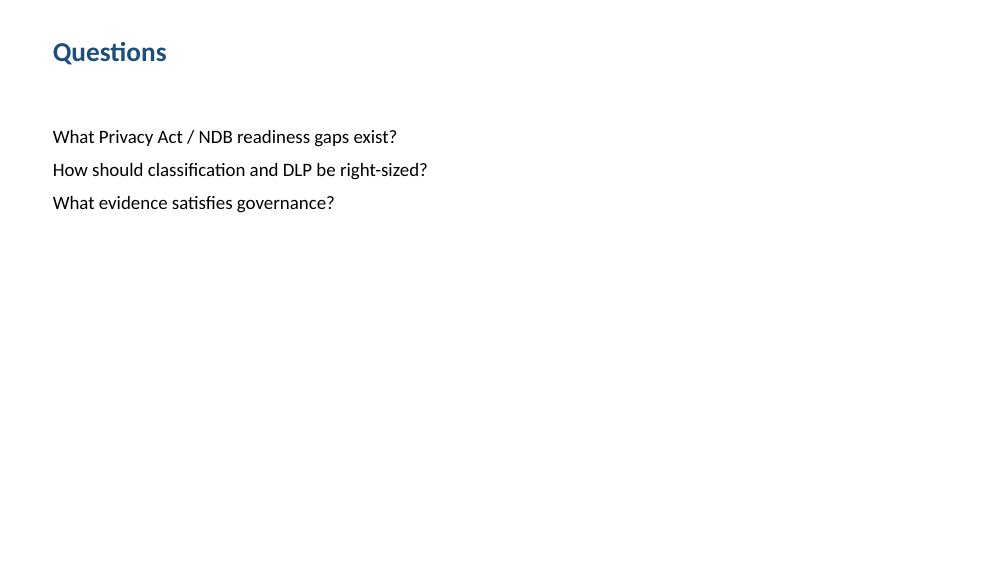
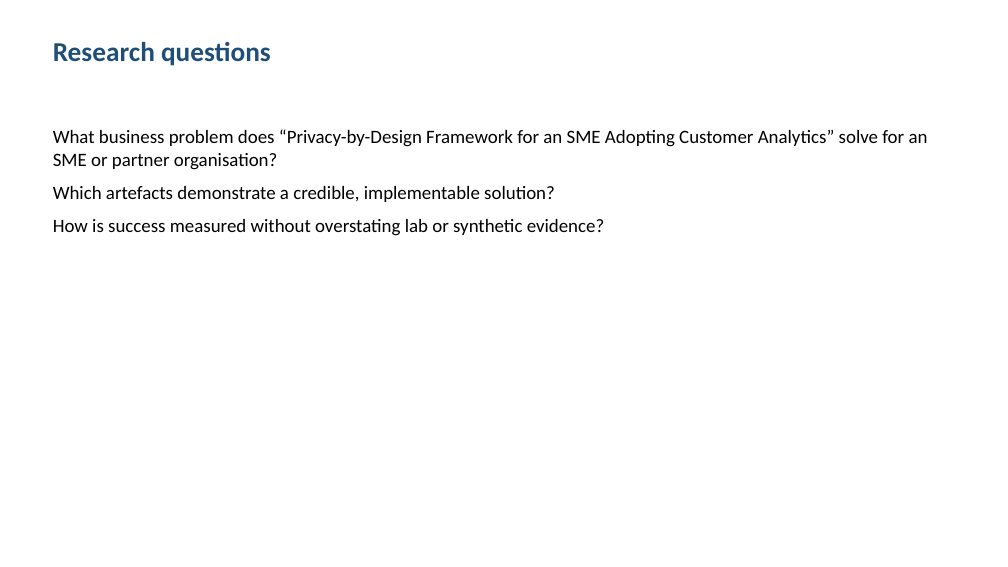
Before and after one commit to shohrabniaz/privacy-by-design-analytics, a slide deck: slide 2 of Final_Submission/02_Presentation.pptx. Drawn at 1008x567 pixels with LibreOffice and Linux fonts; fonts in the diff are those of the drawing. Boxes give left, top, right and bottom in pixels: in the first picture for what was removed or moved away, otherwise in the second. Text is boxed around its words. In the diff, an @@ line names an element or a change of style, - is before the commit and + after.

Commit message:
Polish portfolio pack for professional showcase readiness.

```diff
--- a/Final_Submission/02_Presentation.pptx
+++ b/Final_Submission/02_Presentation.pptx
@@ text at (53,42,271,66): text changed @@
-Questions
+Research questions
@@ text at (53,129,928,236): text changed @@
-What Privacy Act / NDB readiness gaps exist?
-How should classification and DLP be right-sized?
-What evidence satisfies governance?
+What business problem does “Privacy-by-Design Framework for an SME Adopting Customer Analytics” solve for an SME or partner organisation?
+Which artefacts demonstrate a credible, implementable solution?
+How is success measured without overstating lab or synthetic evidence?
```
Also in this commit, not shown: 3 other slides changed, 12 other files.
